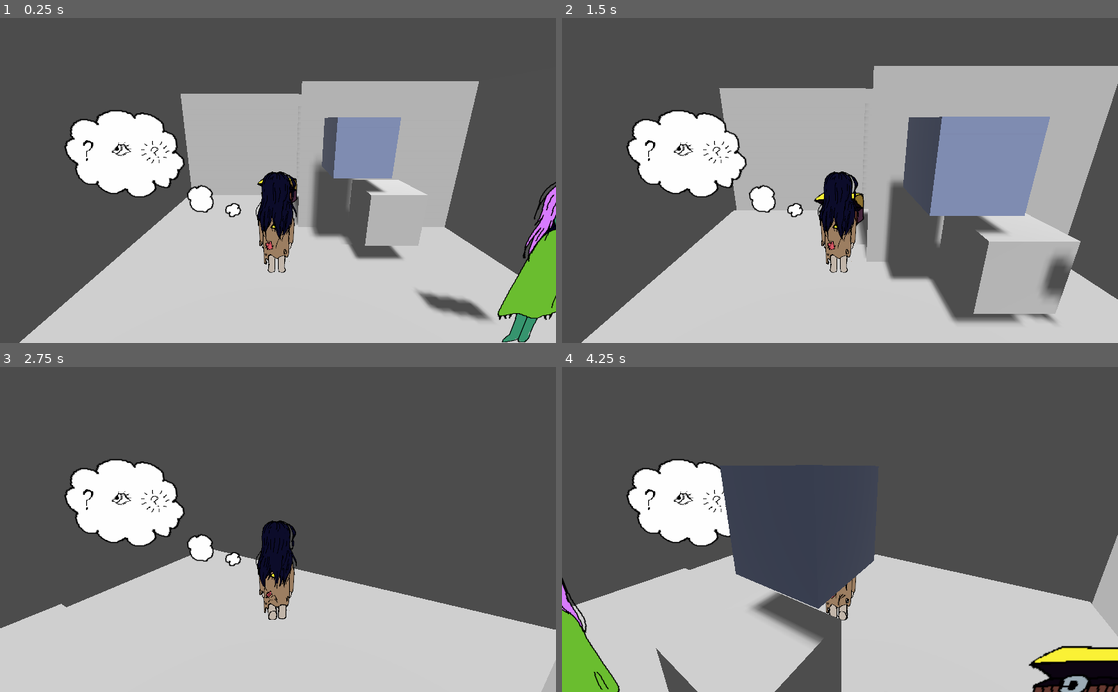
Above: before the commit, frames 1-4 (two rows, left to right).
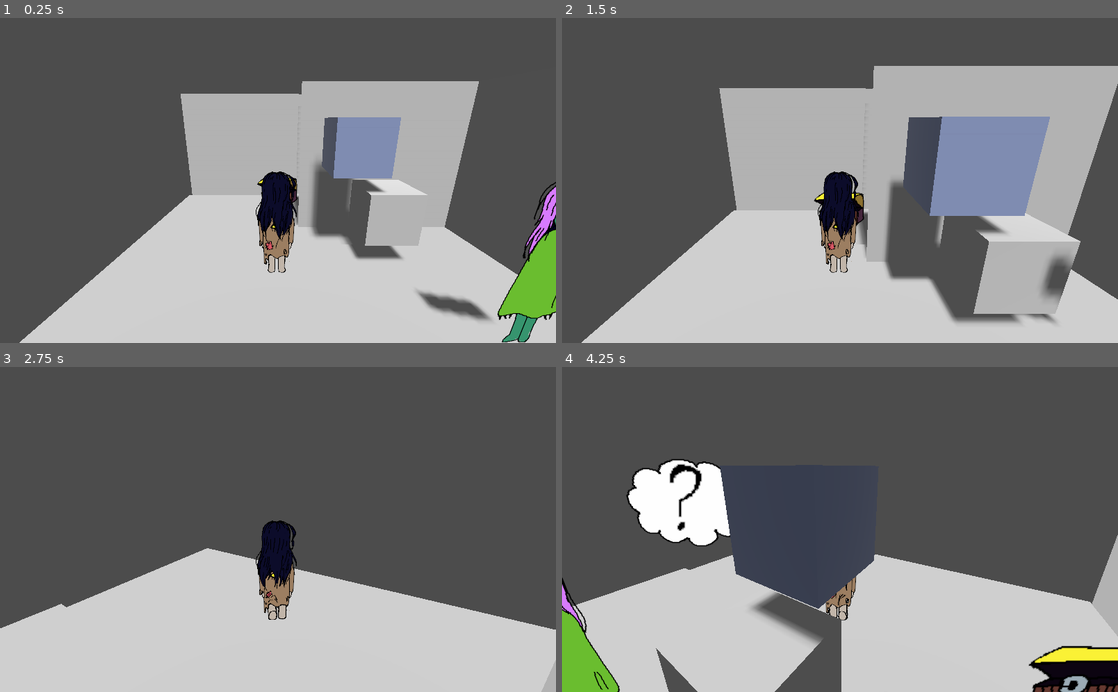
Above: after the commit, the same moments.

Repository: lmsonic/ArtGame
Game: Godot game, scene res://scenes/main/gui_in_3d.tscn
Two runs of this game, one before a commit and one after it. Both use one fixed random seed, a clock stepped at 60 frames per second and the inputs below. This scene is started directly instead of the project's main scene.
Inputs (mouse positions are in pixels of both pictures, inside the frame that each line leads up to):
- Up to frame 1 (0.25 s): no input
- Up to frame 2 (1.5 s): move the mouse to (812, 245) at 0.52 s; press the mouse at (812, 245) at 0.53 s; hold Up (ui_up) 0.53-1.25 s; tap Space (ui_select) at 0.77 s; release the mouse at (812, 245) at 1.25 s; drag from (1006, 229) to (812, 245) at 1.27 s
- Up to frame 3 (2.75 s): tap Enter at 2 s; move the mouse to (111, 480) at 2.02 s; press the mouse at (111, 480) at 2.03 s; hold Left (ui_left) from 2.03 s (still down)
- Up to frame 4 (4.25 s): release Left (ui_left) at 2.75 s; release the mouse at (673, 480) at 2.75 s; drag from (867, 529) to (673, 480) at 2.77 s; tap Space (ui_select) at 3.5, 3.77 s; move the mouse to (756, 448) at 3.52 s; press the mouse at (756, 448) at 3.53 s; hold Down (ui_down) from 3.53 s (still down)

The runs differ from the first frame. In frame 1, 4.7% of the frame differs, in the area x 11-44%, y 28-62%; in frame 2, 4.7%; in frame 3, 4.7%; in frame 4, 0.4%.
Error in both runs: Invalid get index '0' (on base: 'Array'). (res://scenes/objects/Recognized.gd:7)

Commit message:
Dialogue progress

Diff:
--- /dev/null
+++ b/scenes/dialogue/Bubbles.gd
@@ -0,0 +1,19 @@
+extends Spatial
+
+
+# Declare member variables here. Examples:
+# var a = 2
+# var b = "text"
+onready var player :=get_parent().get_parent()
+
+
+
+# Called when the node enters the scene tree for the first time.
+func show_commands():
+	$Commands.show()
+	$Timer.start()
+
+
+func _on_Timer_timeout():
+	$Commands.hide()
+	show()
--- a/scenes/dialogue/Bubbles.tscn
+++ b/scenes/dialogue/Bubbles.tscn
@@ -1,11 +1,13 @@
-[gd_scene load_steps=4 format=2]
+[gd_scene load_steps=5 format=2]
 
 [ext_resource path="res://scenes/dialogue/Dialogue.tscn" type="PackedScene" id=1]
 [ext_resource path="res://assets/dialogue/bubbles/nuv coda1.png" type="Texture" id=2]
 [ext_resource path="res://assets/dialogue/bubbles/nuv coda2.png" type="Texture" id=3]
+[ext_resource path="res://scenes/dialogue/Bubbles.gd" type="Script" id=4]
 
 [node name="Bubbles" type="Spatial"]
 transform = Transform( -1, 6.15808e-09, 0, 0, 0.960886, -0.276946, 0, 0.276946, 0.960886, -0.0406375, -1.39538, -9.61937 )
+script = ExtResource( 4 )
 
 [node name="small" type="Sprite3D" parent="."]
 transform = Transform( 1.79192, -1.77636e-15, -5.96046e-08, 1.77636e-15, 1.79192, 0, 5.96046e-08, 1.77636e-15, 1.79192, 1.14323, 1.57281, 3.51395 )
--- a/scenes/dialogue/Thought.gd
+++ b/scenes/dialogue/Thought.gd
@@ -2,6 +2,31 @@
 
 export(Array,Texture) onready var thoughtsTexture
 
+
+#list of thoughts
+var thoughts:={
+	"exclamation": preload("res://assets/dialogue/thoughts/!.png"),
+	"bone": preload("res://assets/dialogue/thoughts/bone.png"),
+	"dollsign": preload("res://assets/dialogue/thoughts/dollisign.png"),
+	"question": preload("res://assets/dialogue/thoughts/domand.png"),
+	"eye2": preload("res://assets/dialogue/thoughts/eye2.png"),
+	"eye": preload("res://assets/dialogue/thoughts/eye.png"),
+	"face": preload("res://assets/dialogue/thoughts/face.png"),
+	"hand": preload("res://assets/dialogue/thoughts/hand.png"),
+	"hand2": preload("res://assets/dialogue/thoughts/hands2.png"),
+	"happy": preload("res://assets/dialogue/thoughts/happ.png"),
+	"key": preload("res://assets/dialogue/thoughts/key.png"),
+	"mouth": preload("res://assets/dialogue/thoughts/mouth.png"),
+	"sad": preload("res://assets/dialogue/thoughts/sad.png"),
+	"whatsmissing": preload("res://assets/dialogue/thoughts/whastmissing.png"),
+}
+
+func update_textures(texture1:String,texture2=null,texture3=null):
+	thoughtsTexture[0]=thoughts[texture1]
+	if texture2==null : $TextureRect2.hide()
+	else: thoughtsTexture[1]=thoughts[texture2]
+	if texture3==null : $TextureRect3.hide()
+	else: thoughtsTexture[2]=thoughts[texture3]
 
 # Called when the node enters the scene tree for the first time.
 func _ready():
--- a/scenes/dialogue/ThoughtExample.tscn
+++ b/scenes/dialogue/ThoughtExample.tscn
@@ -16,7 +16,9 @@
 "_edit_use_anchors_": false
 }
 
-[node name="HBoxContainer" type="HBoxContainer" parent="."]
+[node name="HBoxContainer" type="HBoxContainer" parent="." groups=[
+"bubbleTextures",
+]]
 margin_right = 1024.0
 margin_bottom = 600.0
 script = ExtResource( 4 )
--- a/scenes/main/Globals.gd
+++ b/scenes/main/Globals.gd
@@ -1,4 +1,10 @@
 extends Node
 
-var notebook_collected:=false
+var notebook_collected:=false setget show_commands
+
+func show_commands(value):
+	notebook_collected = value
+	if value:
+		get_tree().call_group("bubbles","show_commands")
+
 var has_doll:=false
--- a/scenes/main/Player.tscn
+++ b/scenes/main/Player.tscn
@@ -11,6 +11,7 @@
 [ext_resource path="res://assets/characters/protag/sprite basedietro fermo6.png" type="Texture" id=9]
 [ext_resource path="res://assets/characters/protag/sprite basedietro fermo3.png" type="Texture" id=10]
 [ext_resource path="res://assets/characters/protag/sprite basedietro fermo2.png" type="Texture" id=11]
+[ext_resource path="res://assets/fonts/Daily Hours.ttf" type="DynamicFontData" id=12]
 
 [sub_resource type="SpriteFrames" id=1]
 animations = [ {
@@ -112,6 +113,10 @@
 "values": [ Vector3( 1.66821, 1.70475, 1.19265 ), Vector3( 0.530595, 0.530595, 0.530595 ), Vector3( 0.530595, 0.530595, 0.530595 ) ]
 }
 
+[sub_resource type="DynamicFont" id=5]
+size = 30
+font_data = ExtResource( 12 )
+
 [node name="Player" type="KinematicBody"]
 transform = Transform( 1, 0, 0, 0, 1, 0, 0, 0, 1, 0, -1.37032, 2.9748 )
 script = ExtResource( 4 )
@@ -142,4 +147,27 @@
 anims/extract = SubResource( 3 )
 anims/zip = SubResource( 4 )
 
-[node name="Bubbles" parent="Camera" instance=ExtResource( 3 )]
+[node name="Bubbles" parent="Camera" groups=[
+"bubbles",
+] instance=ExtResource( 3 )]
+visible = false
+
+[node name="Commands" type="RichTextLabel" parent="Camera/Bubbles"]
+visible = false
+anchor_top = 1.0
+anchor_right = 1.0
+anchor_bottom = 1.0
+margin_left = 556.0
+margin_top = -117.0
+margin_right = -135.0
+margin_bottom = -75.0
+custom_fonts/normal_font = SubResource( 5 )
+text = "Use spacebar to open notebook"
+__meta__ = {
+"_edit_use_anchors_": false
+}
+
+[node name="Timer" type="Timer" parent="Camera/Bubbles"]
+wait_time = 3.0
+autostart = true
+[connection signal="timeout" from="Camera/Bubbles/Timer" to="Camera/Bubbles" method="_on_Timer_timeout"]
--- a/scenes/objects/Chest.tscn
+++ b/scenes/objects/Chest.tscn
@@ -33,7 +33,7 @@
 } ]
 
 [sub_resource type="SphereShape" id=3]
-radius = 0.636585
+radius = 5.08145
 
 [sub_resource type="Animation" id=4]
 resource_name = "open"
@@ -61,7 +61,7 @@
 script = ExtResource( 5 )
 
 [node name="Doll" type="AnimatedSprite3D" parent="Spatial"]
-transform = Transform( 0.416581, 0, 0, 0, 0.416581, 0, 0, 0, 0.377211, 0.923, -0.5, 0 )
+transform = Transform( 0.416581, 0, 0, 0, 0.416581, 0, 0, 0, 0.377211, 0.236673, 0, 0 )
 visible = false
 billboard = 2
 frames = SubResource( 2 )
@@ -73,5 +73,14 @@
 
 [node name="AnimationPlayer" type="AnimationPlayer" parent="Spatial"]
 anims/open = SubResource( 4 )
+
+[node name="Area2" type="Area" parent="Spatial"]
+transform = Transform( 0.416581, 0, 0, 0, 0.416581, 0, 0, 0, 0.377211, 0.236673, 0, 0 )
+
+[node name="CollisionShape" type="CollisionShape" parent="Spatial/Area2"]
+transform = Transform( 1, 0, 0, 0, 1, 0, 0, 0, 1, -0.515168, 0, 0 )
+shape = SubResource( 3 )
 [connection signal="body_entered" from="Spatial/Doll/Area" to="Spatial" method="_on_Area_body_entered"]
 [connection signal="body_shape_entered" from="Spatial/Doll/Area" to="Spatial" method="_on_Area_body_shape_entered"]
+[connection signal="body_entered" from="Spatial/Area2" to="Spatial" method="_on_Area2_body_entered"]
+[connection signal="body_exited" from="Spatial/Area2" to="Spatial" method="_on_Area2_body_exited"]
--- a/scenes/objects/Doll.gd
+++ b/scenes/objects/Doll.gd
@@ -2,6 +2,9 @@
 
 var opened:=false
 var red:=false
+
+
+
 func triggered(result):
 	if (self.transform.origin-player.transform.origin).length()<distanceToTrigger:
 		if result=="hand" and opened:
@@ -17,3 +20,13 @@
 	if body is Player and red:
 		Globals.has_doll=true
 		queue_free()
+
+
+func _on_Area2_body_entered(body):
+	if body is Player:
+		get_tree().call_group("bubbleTextures","update_textures","question")
+
+
+func _on_Area2_body_exited(body):
+	if body is Player:
+		get_tree().call_group("bubbleTextures","update_textures","question","eye","whatsmissing")
Not shown: 1 places in scenes/main/Player.tscn that only renumber resources
